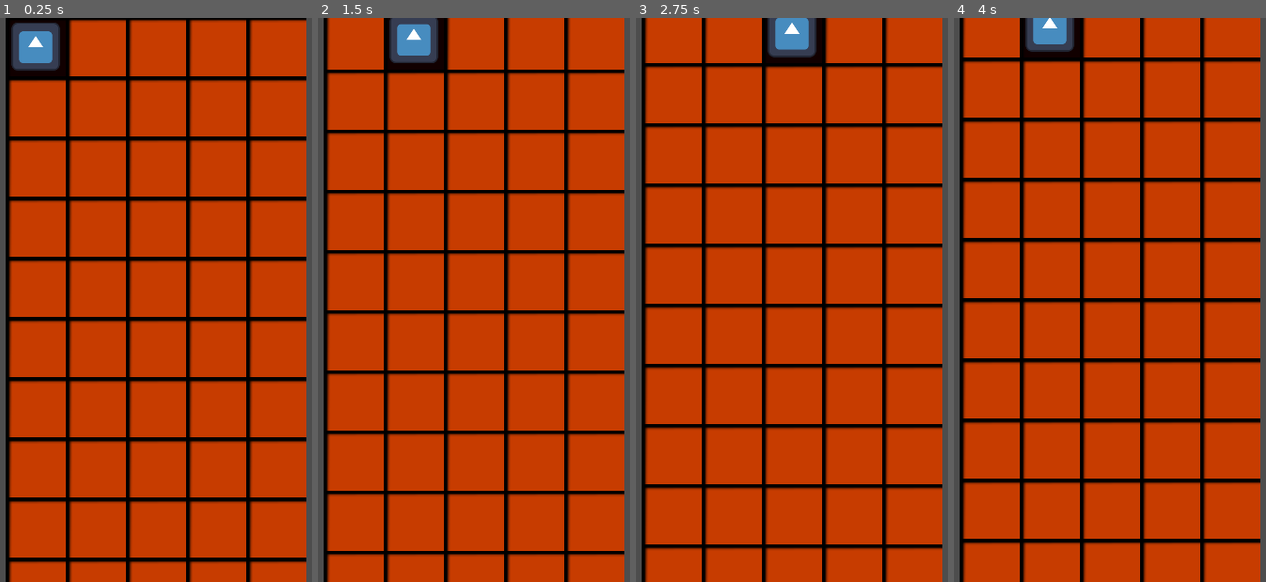
Above: before the commit, frames 1-4 (left to right).
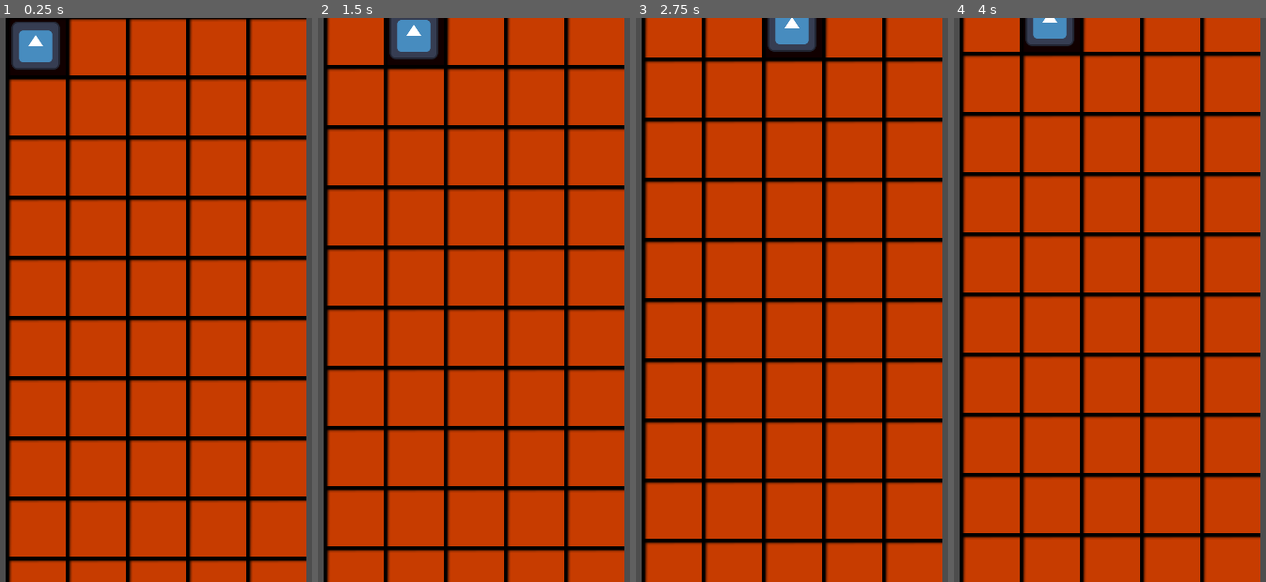
Above: after the commit, the same moments.

Repository: DogeMastr/GMTK2026
Game: Godot game, scene res://Scenes/Game/Game.tscn
The game is run twice, just before and just after one commit, with the same random seed, the same clock (stepped at 60 frames per second) and the same inputs. The engine's default icon, where the game draws it, is replaced by a stand-in: a white triangle on a blue panel in a dark square.
Inputs (mouse positions are in pixels of both pictures, inside the frame that each line leads up to):
- Up to frame 1 (0.25 s): no input
- Up to frame 2 (1.5 s): move the mouse to (outside the picture) at 0.52 s; hold D (player_right) 0.53-1.25 s; click (outside the picture) at 0.67 s; drag from (498, 328) to (352, 40) at 1.27 s
- Up to frame 3 (2.75 s): move the mouse to (outside the picture) at 2.02 s; hold D (player_right) from 2.03 s (still down)
- Up to frame 4 (4 s): release D (player_right) at 2.75 s; drag from (1247, 412) to (1050, 34) at 2.77 s; move the mouse to (outside the picture) at 3.52 s; hold A (player_left) from 3.53 s (still down)

The runs differ from the first frame. In frame 1, 4.5% of the frame differs, in the area x 2-99%, y 0-97%; in frame 2, 14%; in frame 3, 16%; in frame 4, 17%, in the area x 2-99%, y 0-94%.

Commit message:
tile generation and tile locating

Diff:
--- a/Scenes/Game/game.gd
+++ b/Scenes/Game/game.gd
@@ -2,32 +2,48 @@
 
 @export var tile_object := preload("../Tile/tile.tscn")
 const width = 5
-const height = 15
+var height = 15
 
 const scroll_scale = 0.01
 const min_scroll_speed = 5
-const max_scroll_speed = 100
+const max_scroll_speed = 200
 var ideal_headroom = EventBus.tile_width*2.0
+
+# this value increases as the game progresses, controls the scale of the random tile generations
+var difficulty = 0
 
 
 # Called when the node enters the scene tree for the first time.
 func _ready() -> void:
 	for j in range(height):
 		for i in range(width):
-			var temp_tile = tile_object.instantiate()
-			temp_tile.position.x = i*EventBus.tile_width
-			temp_tile.position.y = j*EventBus.tile_width
-			$TileGrid.add_child(temp_tile)
+			$TileGrid.add_child(generate_tile(i, j, difficulty))
 			pass
 		pass
 	pass # Replace with function body.
 
-
 # Called every frame. 'delta' is the elapsed time since the previous frame.
 func _process(delta: float) -> void:
 	run_grid_scrolling(delta)
-	#grid_scroll(delta)
+	if $TileGrid/Mole.y_pos + 15 > height:
+		generate_row()
 	pass
+
+func generate_row():
+	for i in range(width):
+		$TileGrid.add_child(generate_tile(i, height, difficulty))
+	height += 1
+	pass
+
+func generate_tile(x, y, difficulty):
+	var temp_tile = tile_object.instantiate()
+	temp_tile.position.x = x*EventBus.tile_width
+	temp_tile.x_pos = x
+	temp_tile.position.y = y*EventBus.tile_width
+	temp_tile.y_pos = y
+	# run tile randomness generation here
+
+	return temp_tile
 
 var weight = 0.0
 const weightDecay = 50
--- a/Scenes/Tile/tile.gd
+++ b/Scenes/Tile/tile.gd
@@ -4,6 +4,9 @@
 
 var has_mole = false
 var base_color = Color(0.779, 0.565, 0.415, 1.0)
+
+var x_pos
+var y_pos
 
 func _process(delta: float) -> void:
 	if has_mole:
--- a/Scenes/Tile/tile.tscn
+++ b/Scenes/Tile/tile.tscn
@@ -6,7 +6,7 @@
 [sub_resource type="RectangleShape2D" id="RectangleShape2D_qdslu"]
 size = Vector2(32, 32)
 
-[node name="Tile" type="Area2D" unique_id=1978436475]
+[node name="Tile" type="Area2D" unique_id=1978436475 groups=["tile"]]
 script = ExtResource("1_b86n5")
 
 [node name="Sprite2D" type="Sprite2D" parent="." unique_id=884067313]
--- a/Scripts/EventBus.gd
+++ b/Scripts/EventBus.gd
@@ -3,3 +3,13 @@
 var tile_width = 64
 
 signal move_down(amount_to_move: int)
+
+
+func get_tile(x, y, tile_grid):
+	# this is the most inefficient search i could think of youre welcome :3
+	var all_tiles = get_tree().get_nodes_in_group("tile")
+	for tile in all_tiles:
+		if tile.y_pos == y:
+			if tile.x_pos == x:
+				return tile
+	return null
--- a/project.godot
+++ b/project.godot
@@ -32,6 +32,10 @@
 
 enabled=PackedStringArray("res://addons/debug_graph/plugin.cfg")
 
+[global_group]
+
+tile="only tiles in this group"
+
 [input]
 
 player_left={
Not shown, added: Assets/Art/Card Pick Ups/CardTilePlus1.png.import
Not shown, added: Assets/Art/Card Pick Ups/CardTilePlus2.png.import
Not shown, added: Assets/Art/Card Pick Ups/CardTilePlus3.png.import
Not shown, added: Assets/Art/Card Pick Ups/CardTilePlus4.png.import
Not shown, added: Assets/Art/Card Pick Ups/CardTilePlus5.png.import
Not shown, added: Assets/Art/Card Pick Ups/CardTilePlus6.png.import
Not shown, added: Assets/Art/Cards In Hand/Card1Hand.png.import
Not shown, added: Assets/Art/Cards In Hand/Card2Hand.png.import
Not shown, added: Assets/Art/Cards In Hand/Card3Hand.png.import
Not shown, added: Assets/Art/Cards In Hand/Card4Hand.png.import
Not shown, added: Assets/Art/Cards In Hand/Card5Hand.png.import
Not shown, added: Assets/Art/Cards In Hand/Card6Hand.png.import
